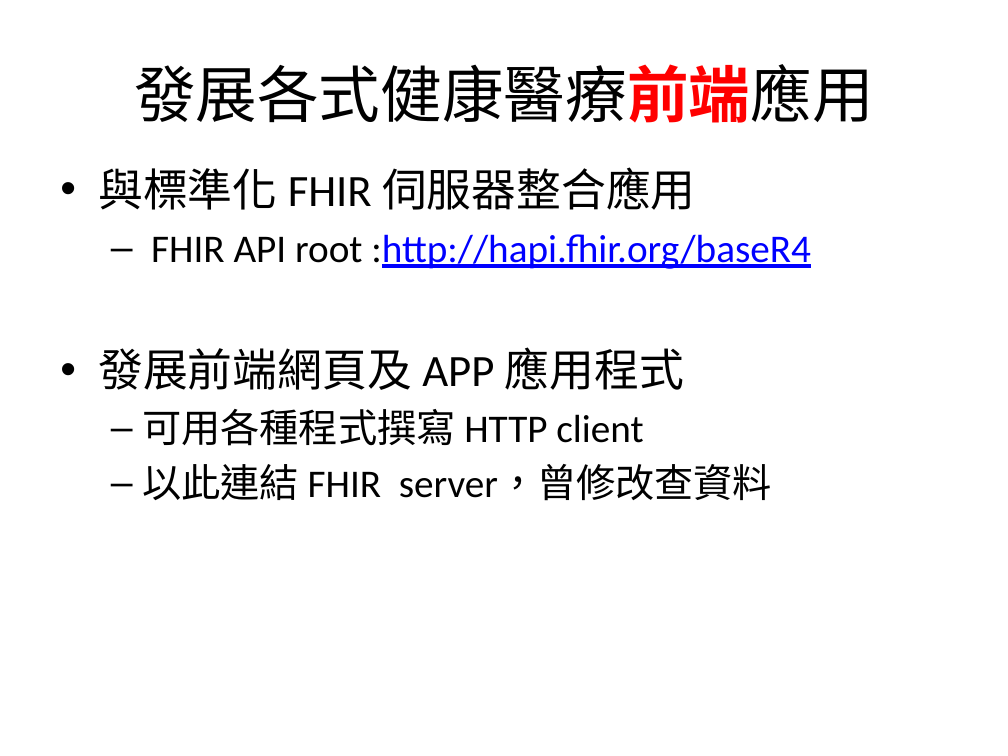
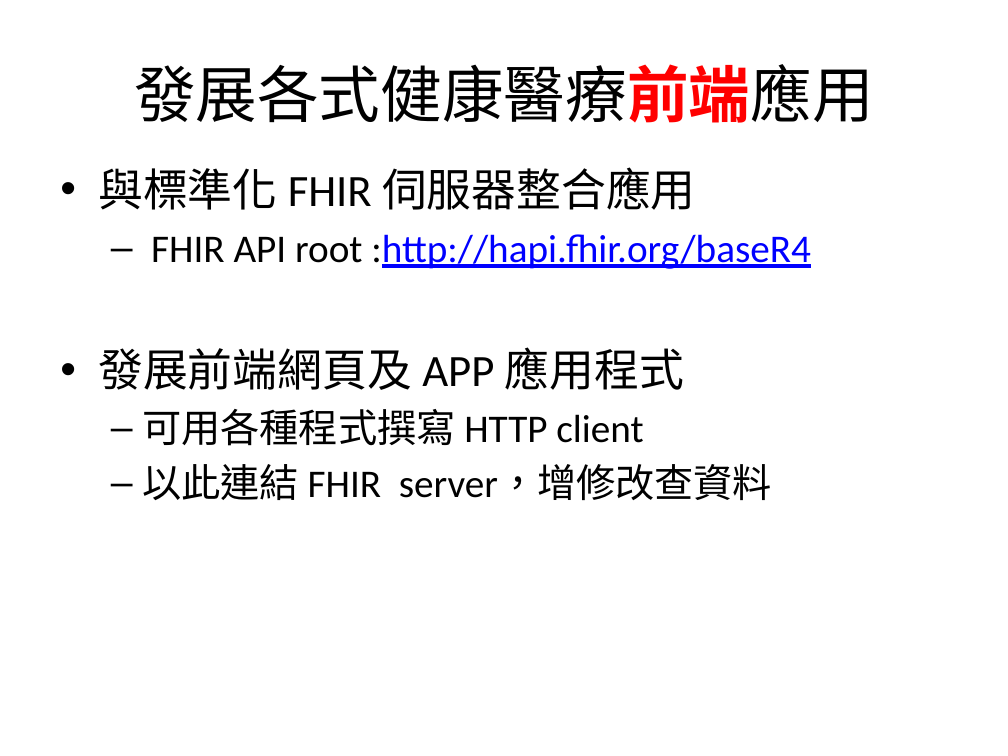
Before and after one commit to mos2718/FHIRspec, a slide deck: slide 2 of Spec/FHIR-Encounter-First-Time.pptx (slide 3 before the commit). Drawn at 1008x756 pixels with LibreOffice and Linux fonts; fonts in the diff are those of the drawing. Boxes give left, top, right and bottom in pixels: in the first picture for what was removed or moved away, otherwise in the second. Text is boxed around its words. In the diff, an @@ line names an element or a change of style, - is before the commit and + after.

```diff
--- a/Spec/FHIR-Encounter-First-Time.pptx
+++ b/Spec/FHIR-Encounter-First-Time.pptx
@@ text at [142, 464, 772, 500]: text changed @@
-  – 以此連結 FHIR server，曾修改查資料
+  – 以此連結 FHIR server，增修改查資料
```
Also in this commit, not shown: 4 other slides changed, 8 slides added, 1 slide removed.
